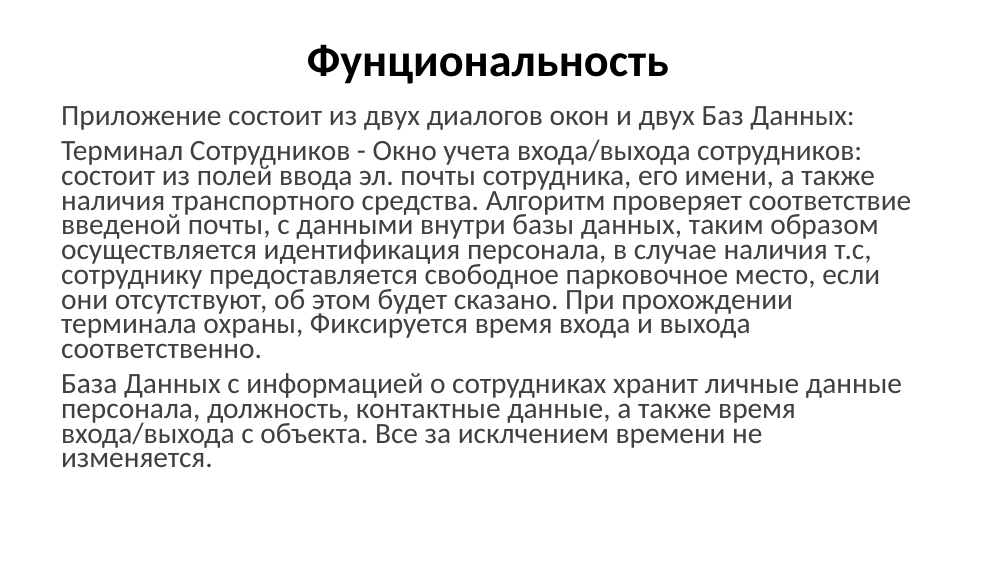
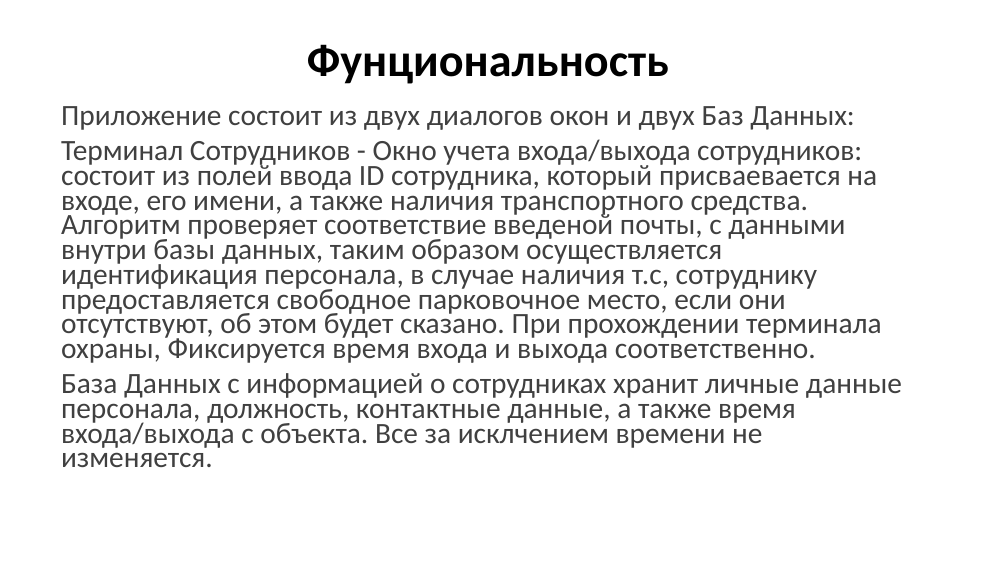
Before and after one commit to Asphie/Asphie, a slide deck: slide 3 of Проектная работа ЯП.pptx. Drawn at 1008x567 pixels with LibreOffice and Linux fonts; fonts in the diff are those of the drawing. Boxes give left, top, right and bottom in pixels: in the first picture for what was removed or moved away, otherwise in the second. Text is boxed around its words. In the diff, an @@ line names an element or a change of style, - is before the commit and + after.

```diff
--- a/Проектная работа ЯП.pptx
+++ b/Проектная работа ЯП.pptx
@@ text at [61, 139, 882, 363]: text changed @@
-Терминал Сотрудников - Окно учета входа/выхода сотрудников: состоит из полей ввода эл. почты сотрудника, его имени, а также наличия транспортного средства. Алгоритм проверяет соответствие введеной почты, с данными внутри базы данных, таким образом осуществляется идентификация персонала, в случае наличия т.с, сотруднику предоставляется свободное парковочное место, если они отсутствуют, об этом будет сказано. При прохождении терминала охраны, Фиксируется время входа и выхода соответственно.
+Терминал Сотрудников - Окно учета входа/выхода сотрудников: состоит из полей ввода ID сотрудника, который присваевается на входе, его имени, а также наличия транспортного средства. Алгоритм проверяет соответствие введеной почты, с данными внутри базы данных, таким образом осуществляется идентификация персонала, в случае наличия т.с, сотруднику предоставляется свободное парковочное место, если они отсутствуют, об этом будет сказано. При прохождении терминала охраны, Фиксируется время входа и выхода соответственно.
```
Also in this commit, not shown: 1 other slide changed.
